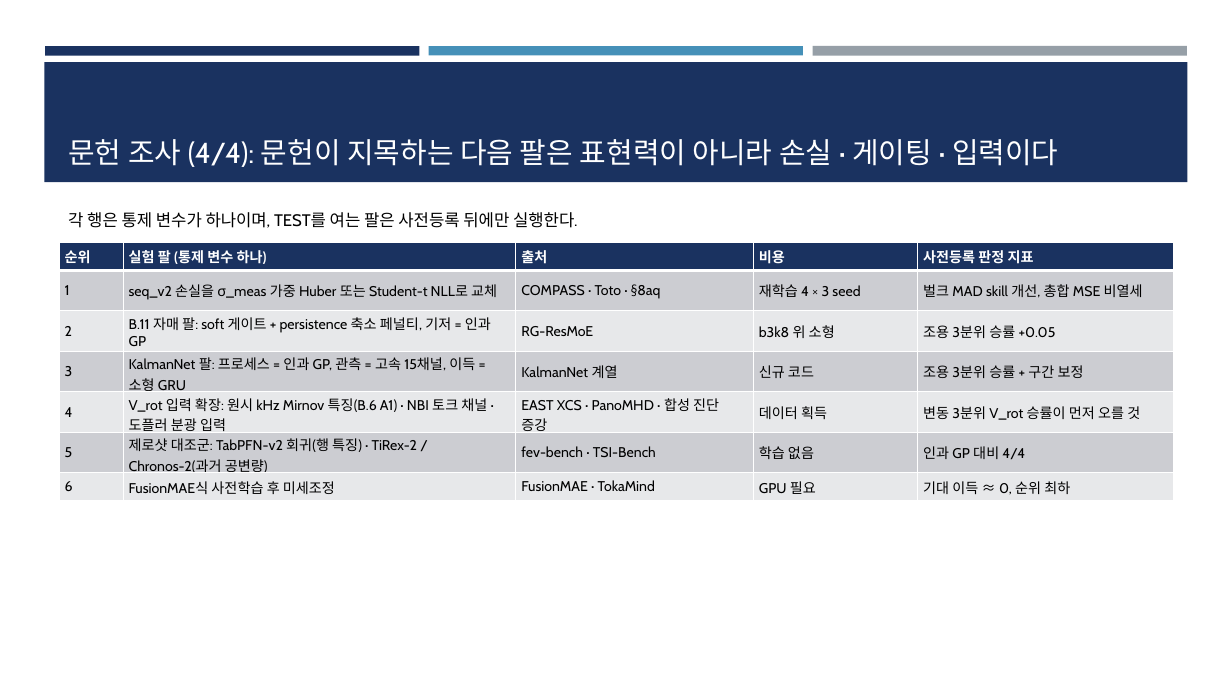
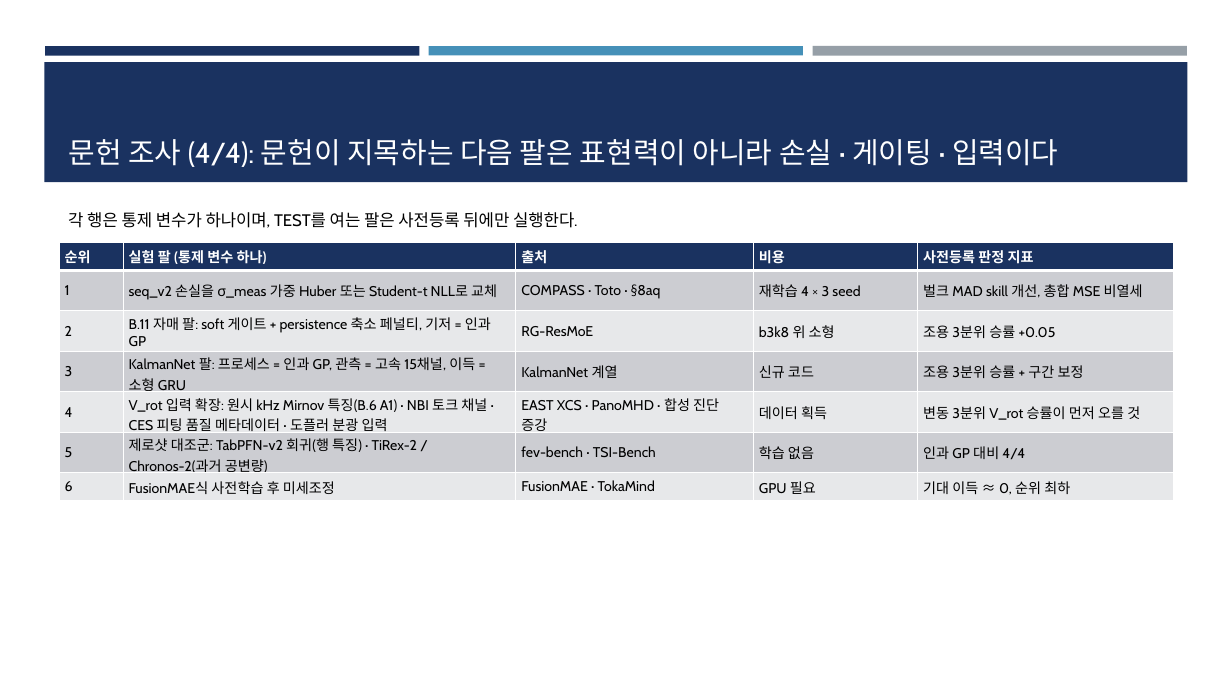
Before and after one commit to iseungsang01/ml-intern-revision, a slide deck: slide 60 of docs/presentation/KSTAR_CES_졸논정리_논문흐름.pptx (slide 58 before the commit). Drawn at 1232x693 pixels with LibreOffice and Linux fonts; fonts in the diff are those of the drawing. Boxes give left, top, right and bottom in pixels: in the first picture for what was removed or moved away, otherwise in the second. Text is boxed around its words. In the diff, an @@ line names an element or a change of style, - is before the commit and + after.

```diff
--- a/docs/presentation/KSTAR_CES_졸논정리_논문흐름.pptx
+++ b/docs/presentation/KSTAR_CES_졸논정리_논문흐름.pptx
@@ table at [59,243,1174,501] @@
-row 5, column 2: V_rot 입력 확장: 원시 kHz Mirnov 특징(B.6 A1) · NBI 토크 채널 · 도플러 분광 입력
+row 5, column 2: V_rot 입력 확장: 원시 kHz Mirnov 특징(B.6 A1) · NBI 토크 채널 · CES 피팅 품질 메타데이터 · 도플러 분광 입력
```
Also in this commit, not shown: 7 other slides changed, 2 slides added, 8 other files.
